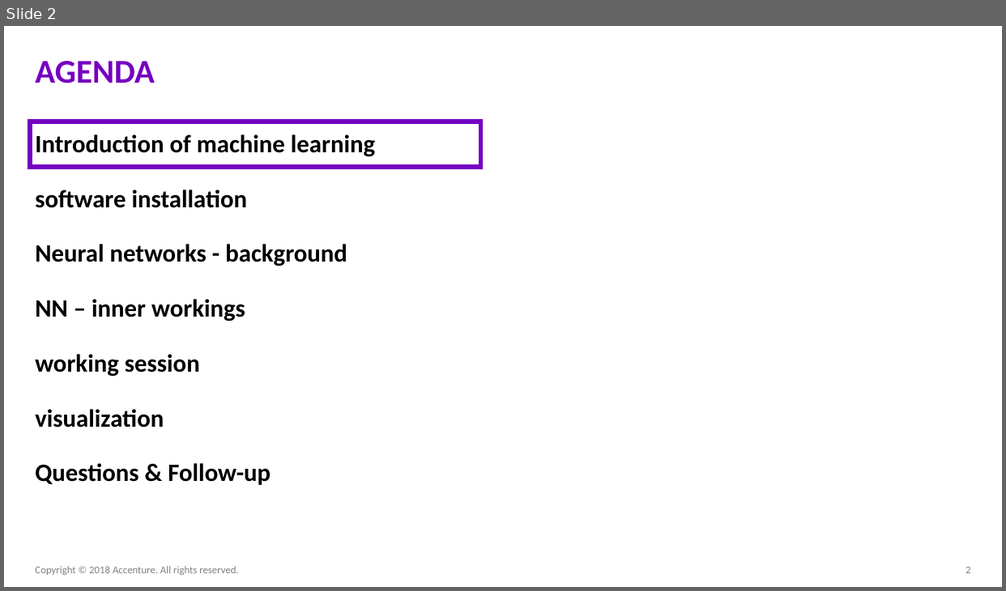
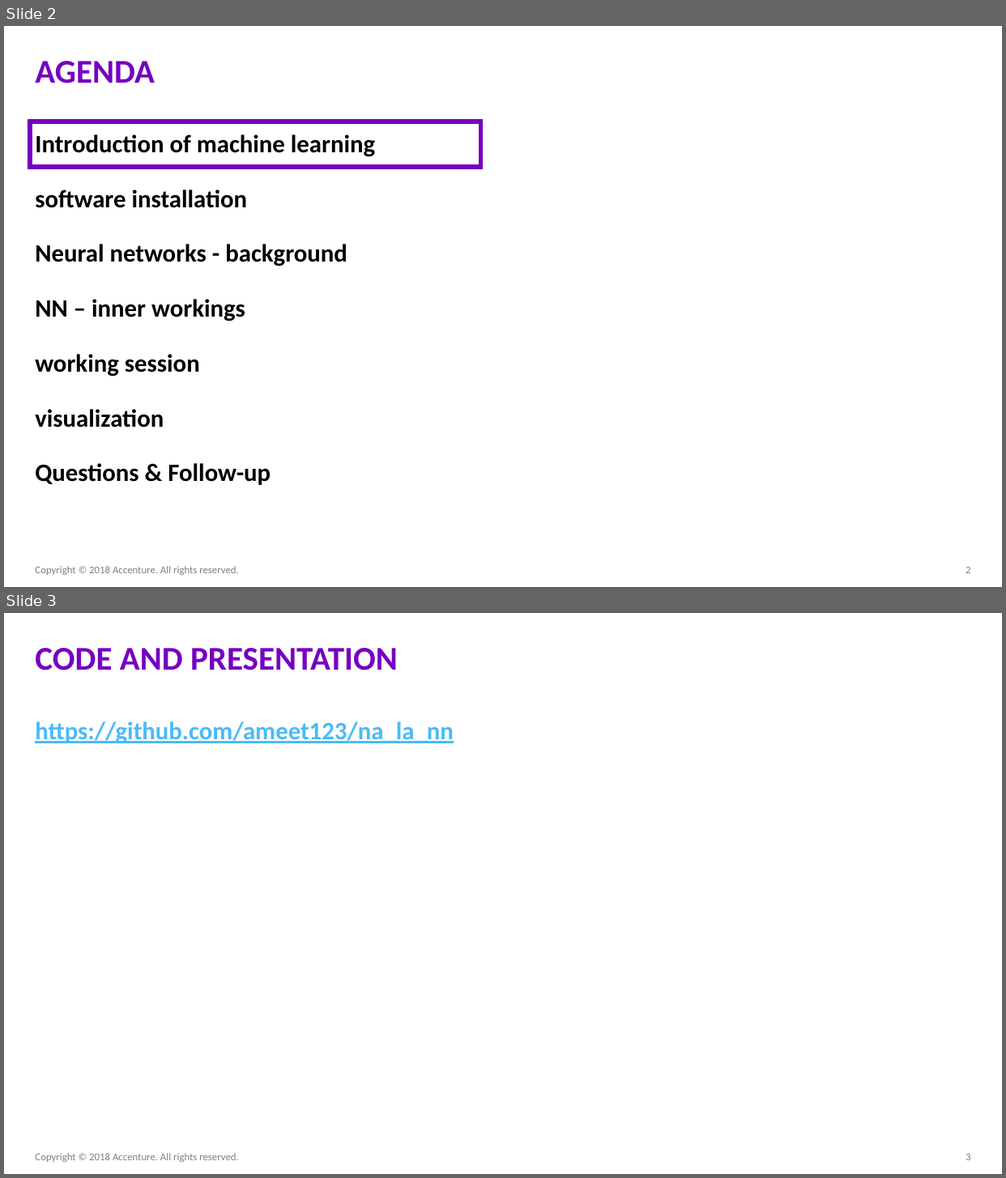
Before and after one commit to ameet123/na_la_nn, a slide deck: FY19 NA-LA.pptx. Shown one above the other, each under a label of ours: slide 2 before the commit, slides 2 and 3 after it. The pictures are 1006x591 and 1006x1178 pixels, drawn with LibreOffice and Linux fonts; fonts in the diff are those of the drawing; background and template pictures are left out. Boxes give left, top, right and bottom in pixels: in the first picture for what was removed or moved away, otherwise in the second. Text is boxed around its words. In the diff, an @@ line names an element or a change of style, - is before the commit and + after.

Commit message:
ppt

```diff
--- a/FY19 NA-LA.pptx
+++ b/FY19 NA-LA.pptx
@@ slide 3 added at (4,613,1002,1174), background #FFFFFF @@
@@ title added at (35,648,398,671), 32 pt, text #7500C0, bold @@
+CODE AND PRESENTATION
@@ text added at (35,722,454,743), 24 pt, text #4ABAF9, bold, underline @@
+https://github.com/ameet123/na_la_nn
@@ text added at (35,1153,239,1162), 10 pt, text #808080 @@
+Copyright © 2018 Accenture. All rights reserved.
@@ page number added at (965,1154,970,1161), 10 pt, text #808080 @@
+3
```
Also in this commit, not shown: 1 slide changed.
